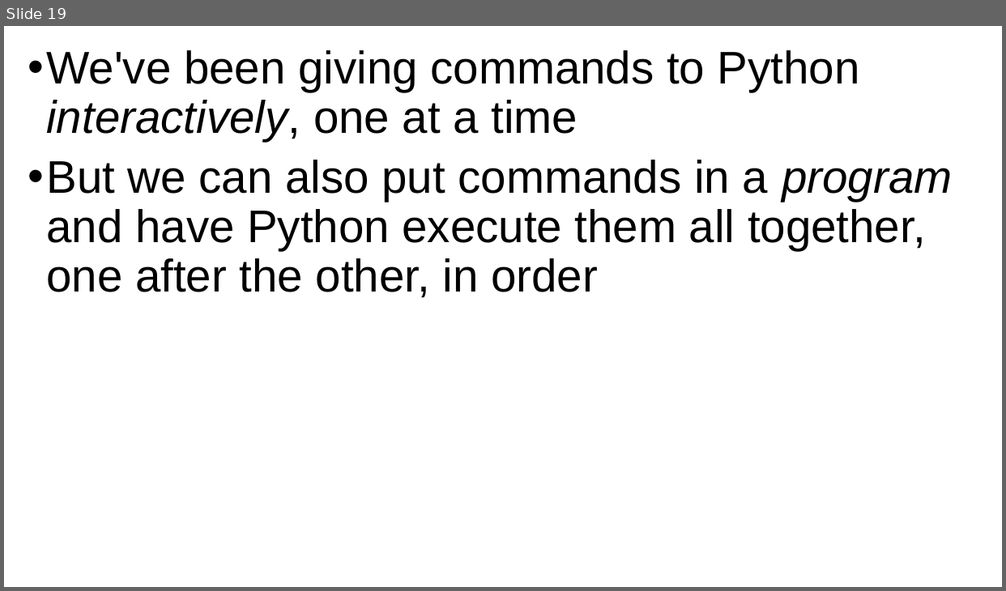
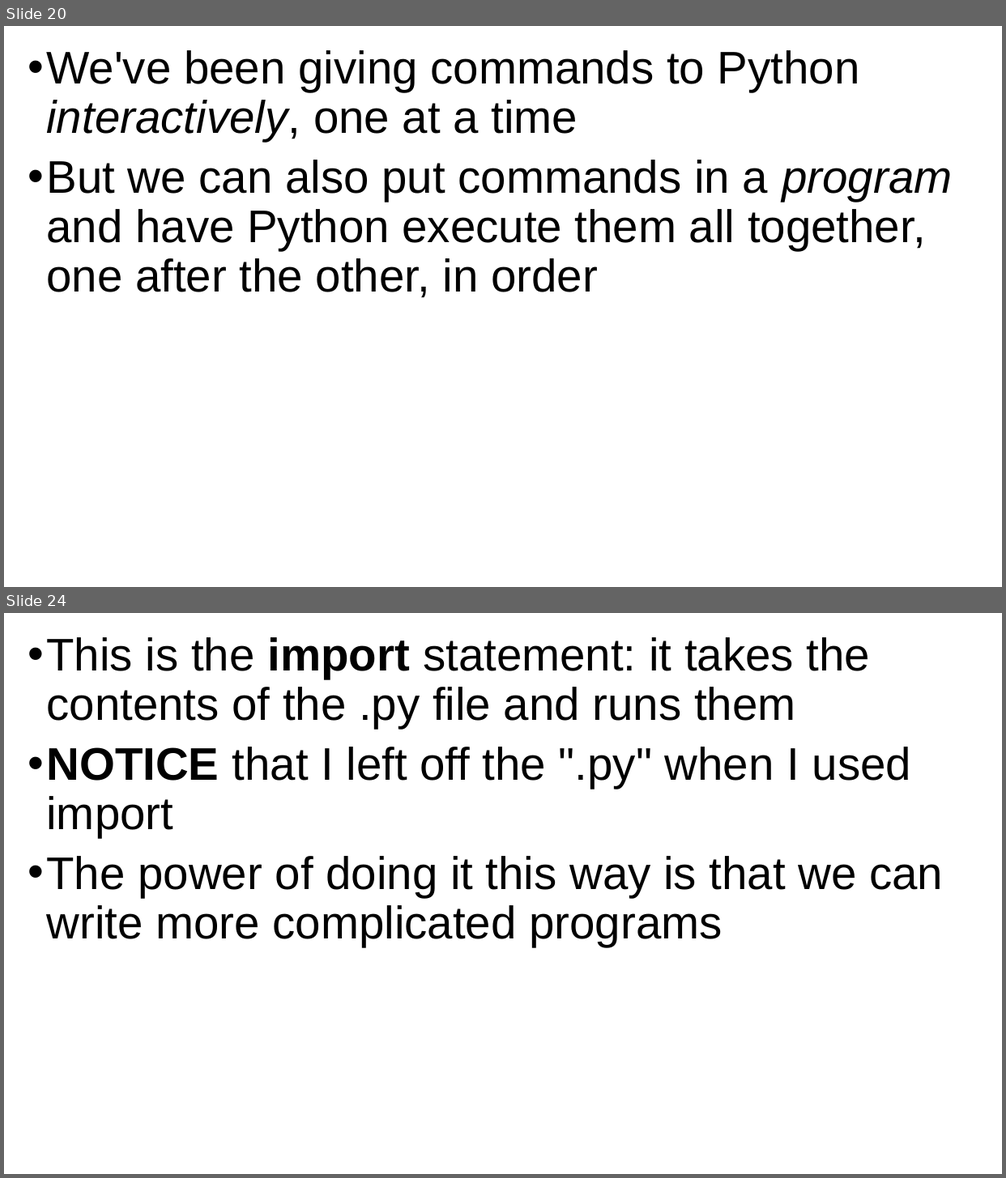
Before and after one commit to grimmelm/ctech404, a slide deck: ctech401/module_1/CTECH401 Module 1 - Hello World and Storing Data.pptx. Shown one above the other, each under a label of ours: slide 19 before the commit, slides 20 and 24 after it; the slides between them are not shown. The pictures are 1006x591 and 1006x1178 pixels, drawn with LibreOffice and Linux fonts; fonts in the diff are those of the drawing. Boxes give left, top, right and bottom in pixels: in the first picture for what was removed or moved away, otherwise in the second. Text is boxed around its words. In the diff, an @@ line names an element or a change of style, - is before the commit and + after.

```diff
--- a/ctech401/module_1/CTECH401 Module 1 - Hello World and Storing Data.pptx
+++ b/ctech401/module_1/CTECH401 Module 1 - Hello World and Storing Data.pptx
@@ slide 24 added at (4,613,1002,1174), background #FFFFFF @@
@@ text added at (46,637,943,947), 44 pt, text #000000 @@
+• This is the import statement: it takes the contents of the .py file and runs them
+• NOTICE that I left off the ".py" when I used import
+• The power of doing it this way is that we can write more complicated programs
@@ what was slide 19 is now slide 20 @@
```
Also in this commit, not shown: 10 slides changed, 7 other slides added, 2 slides removed, 2 other files.
